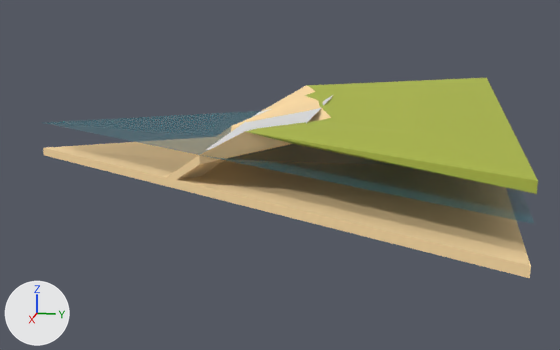
The glTF model public/assets/tile5.glb as it was, and as the next commit left it.
Rendered twice from a 50 mm camera at (1.376, 0.75, 0.237) aimed at (0.01, 0.476, -0.105). Lighting does not change. The marker at lower left points along +X, +Y and +Z.

The first picture shows 'grass5', 'ground.007', 'sand5', 'water5'.
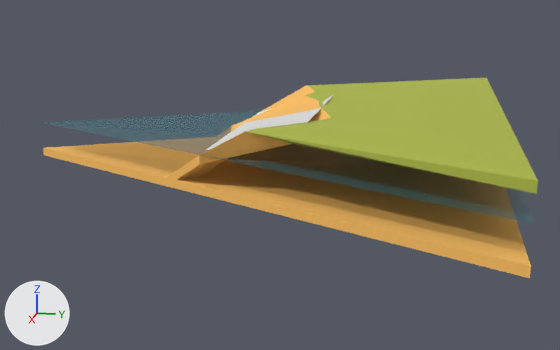
Where the change shows, as pixel boxes [x1, y1, x2, y2] in the pictures (560 x 350 px):
```json
{"object": "ground.007", "change": "recoloured", "before": [167, 85, 508, 188], "after": [167, 85, 508, 188], "on screen": "beige to orange"}
{"object": "sand5", "change": "recoloured", "before": [43, 142, 531, 278], "after": [43, 142, 531, 278], "on screen": "beige to orange"}
```

Edits to the scene script, one JSON object a line:
```json
{"op": "set", "path": "mat_sand.base_color", "old": "(0.982, 0.716, 0.376)", "new": "(0.982, 0.527, 0.122)", "note": "beige #fddca5 -> orange #fdc062"}
```
